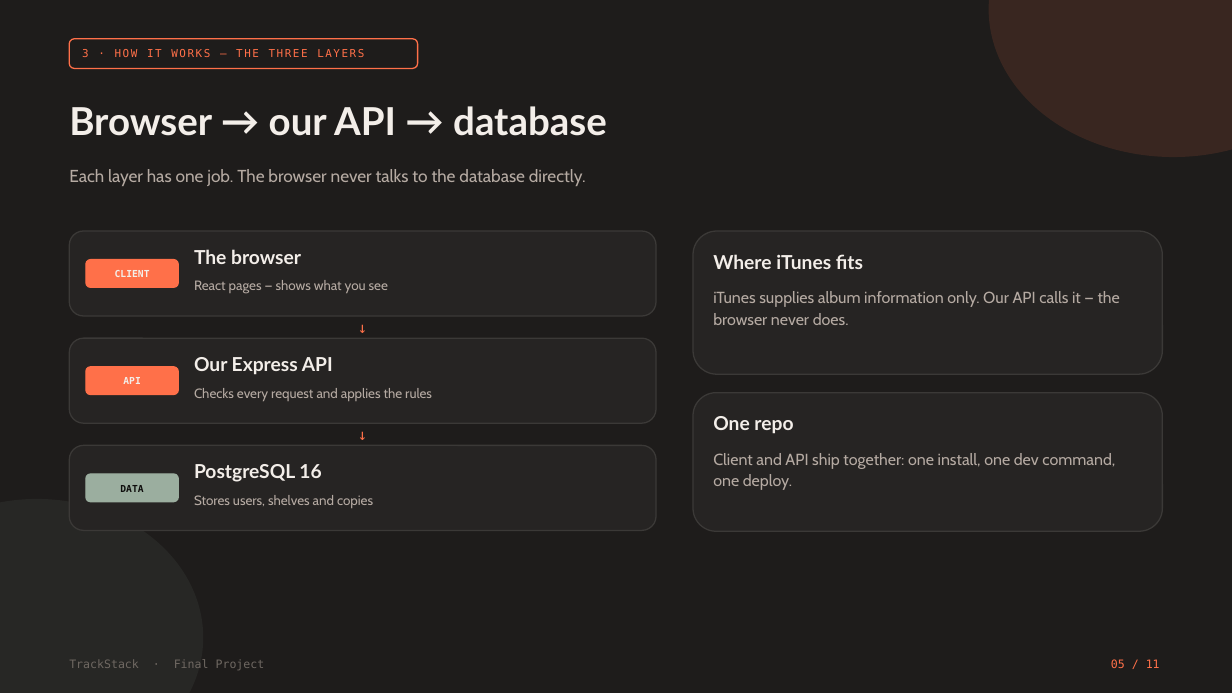
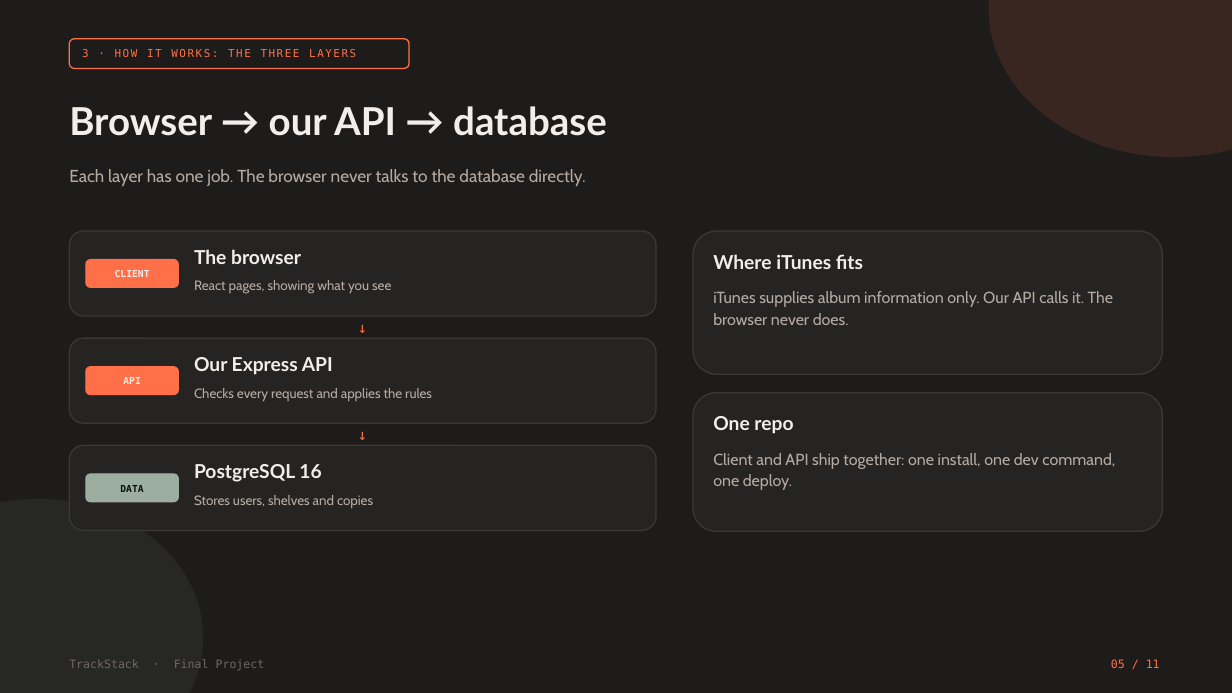
Before and after one commit to josephgreville/trackstack-v2, a slide deck: slide 5 of docs/presentation/TrackStack-Presentation.pptx. Drawn at 1232x693 pixels with LibreOffice and Linux fonts; fonts in the diff are those of the drawing. Boxes give left, top, right and bottom in pixels: in the first picture for what was removed or moved away, otherwise in the second. Text is boxed around its words. In the diff, an @@ line names an element or a change of style, - is before the commit and + after.

```diff
--- a/docs/presentation/TrackStack-Presentation.pptx
+++ b/docs/presentation/TrackStack-Presentation.pptx
@@ rounded rectangle resized from (x1=69, y1=39, x2=418, y2=68) to (x1=69, y1=39, x2=409, y2=68) @@
@@ text at (x1=82, y1=49, x2=356, y2=57): text changed @@
-3 · HOW IT WORKS — THE THREE LAYERS
+3 · HOW IT WORKS: THE THREE LAYERS
@@ text at (x1=194, y1=280, x2=391, y2=294): text changed @@
-React pages — shows what you see
+React pages, showing what you see
@@ text at (x1=713, y1=291, x2=1113, y2=325): text changed @@
-iTunes supplies album information only. Our API calls it — the browser never does.
+iTunes supplies album information only. Our API calls it. The browser never does.
```
Also in this commit, not shown: 10 other slides changed, 19 other files.
